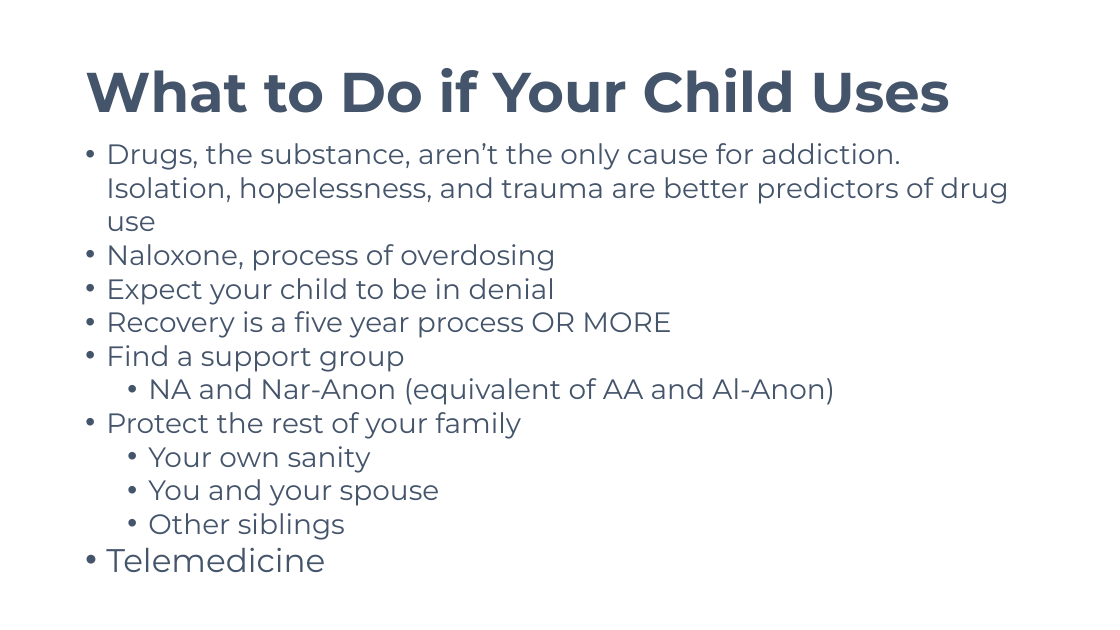
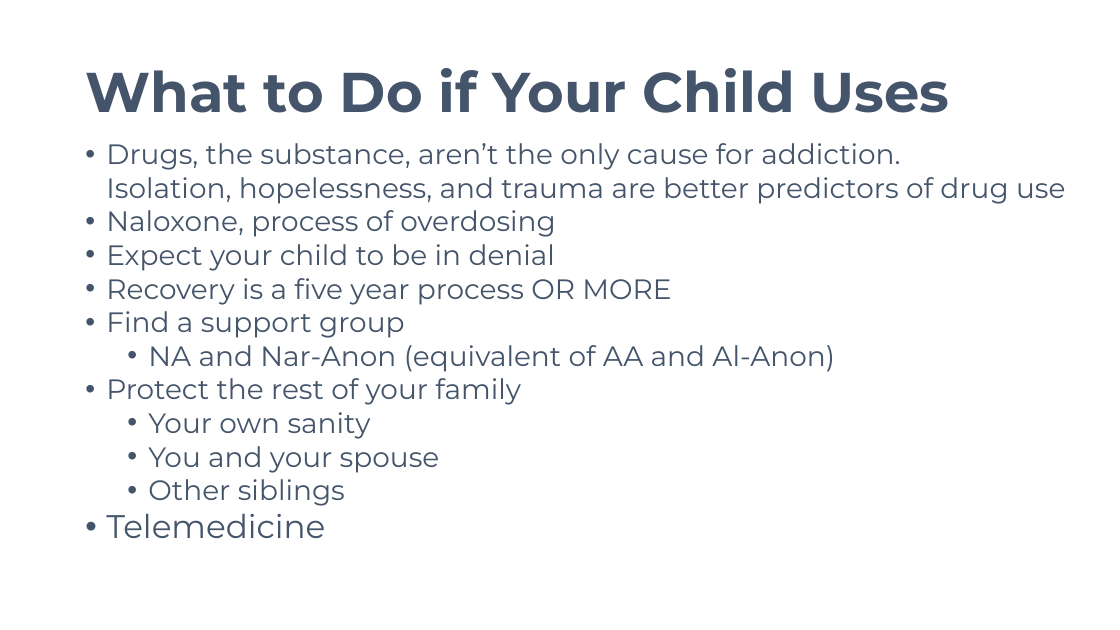
Before and after one commit to avifarah/Know-the-signs-when-and-how-talk-about-drugs, a slide deck: slide 11 of Know the Signs_When and How to Talk about Drugs.pptx. Drawn at 1120x630 pixels with LibreOffice and Linux fonts; fonts in the diff are those of the drawing. Boxes give left, top, right and bottom in pixels: in the first picture for what was removed or moved away, otherwise in the second. Text is boxed around its words. In the diff, an @@ line names an element or a change of style, - is before the commit and + after.

```diff
--- a/Know the Signs_When and How to Talk about Drugs.pptx
+++ b/Know the Signs_When and How to Talk about Drugs.pptx
@@ text "Drugs, the substance, aren’t the ..." rewrapped from <box>106,143,1008,572</box> to <box>106,143,1065,538</box> @@
```
Also in this commit, not shown: 1 other slide changed.
